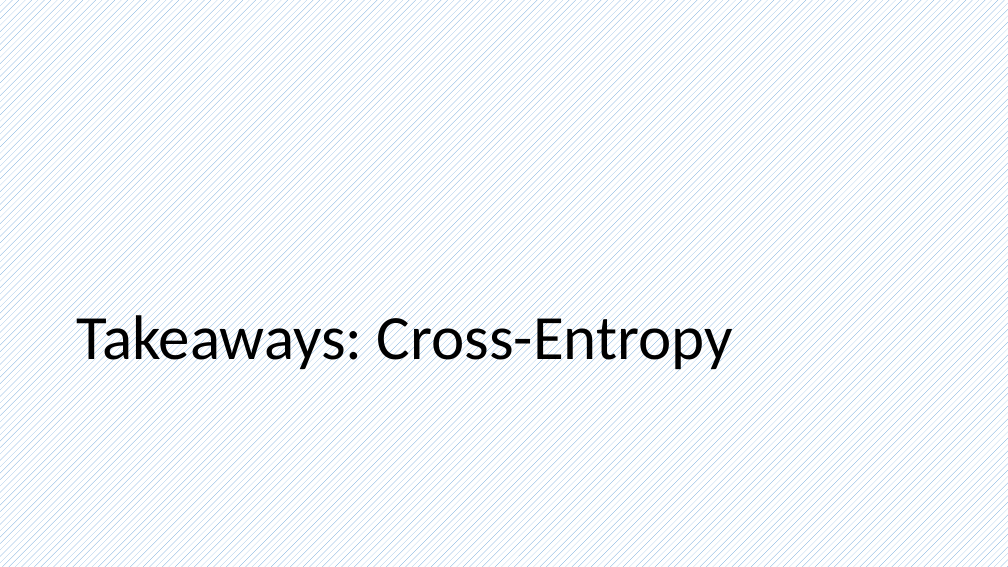
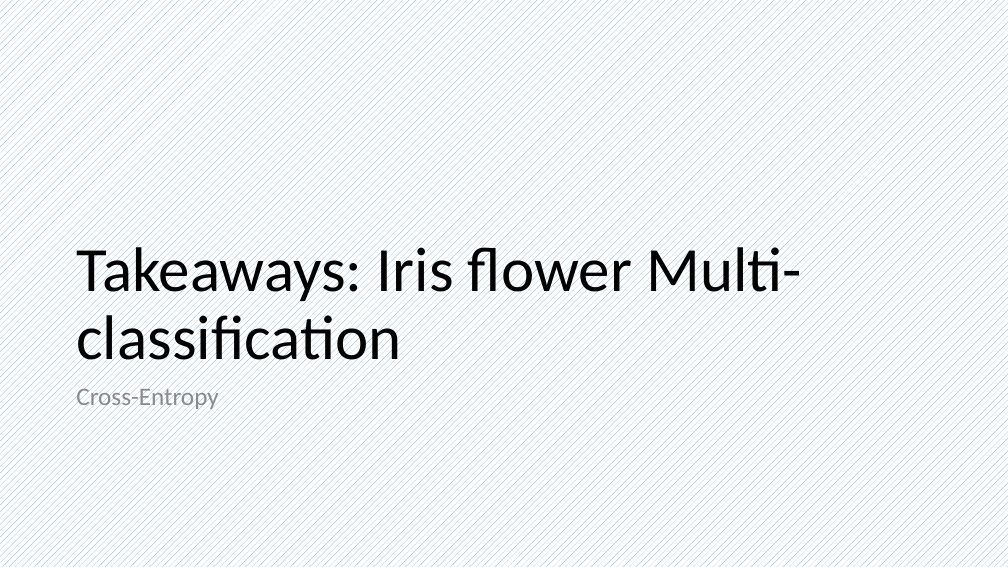
Before and after one commit to frankwxu/AI4DigitalForensics, a slide deck: slide 27 of CYFI445/lectures/08_multiclass_classification_n_to_n_2hidden/0_ML_concepts_multiclass.pptx. Drawn at 1008x567 pixels with LibreOffice and Linux fonts; fonts in the diff are those of the drawing; background and template pictures are left out. Boxes give left, top, right and bottom in pixels: in the first picture for what was removed or moved away, otherwise in the second. Text is boxed around its words. In the diff, an @@ line names an element or a change of style, - is before the commit and + after.

```diff
--- a/CYFI445/lectures/08_multiclass_classification_n_to_n_2hidden/0_ML_concepts_multiclass.pptx
+++ b/CYFI445/lectures/08_multiclass_classification_n_to_n_2hidden/0_ML_concepts_multiclass.pptx
@@ title at (76, 239, 802, 375): text changed @@
-Takeaways: Cross-Entropy
+Takeaways: Iris flower Multi-classification
@@ text added at (76, 384, 218, 411), 24 pt, text #8C8C8C @@
+Cross-Entropy
```
Also in this commit, not shown: 2 other slides changed, 2 slides added.
